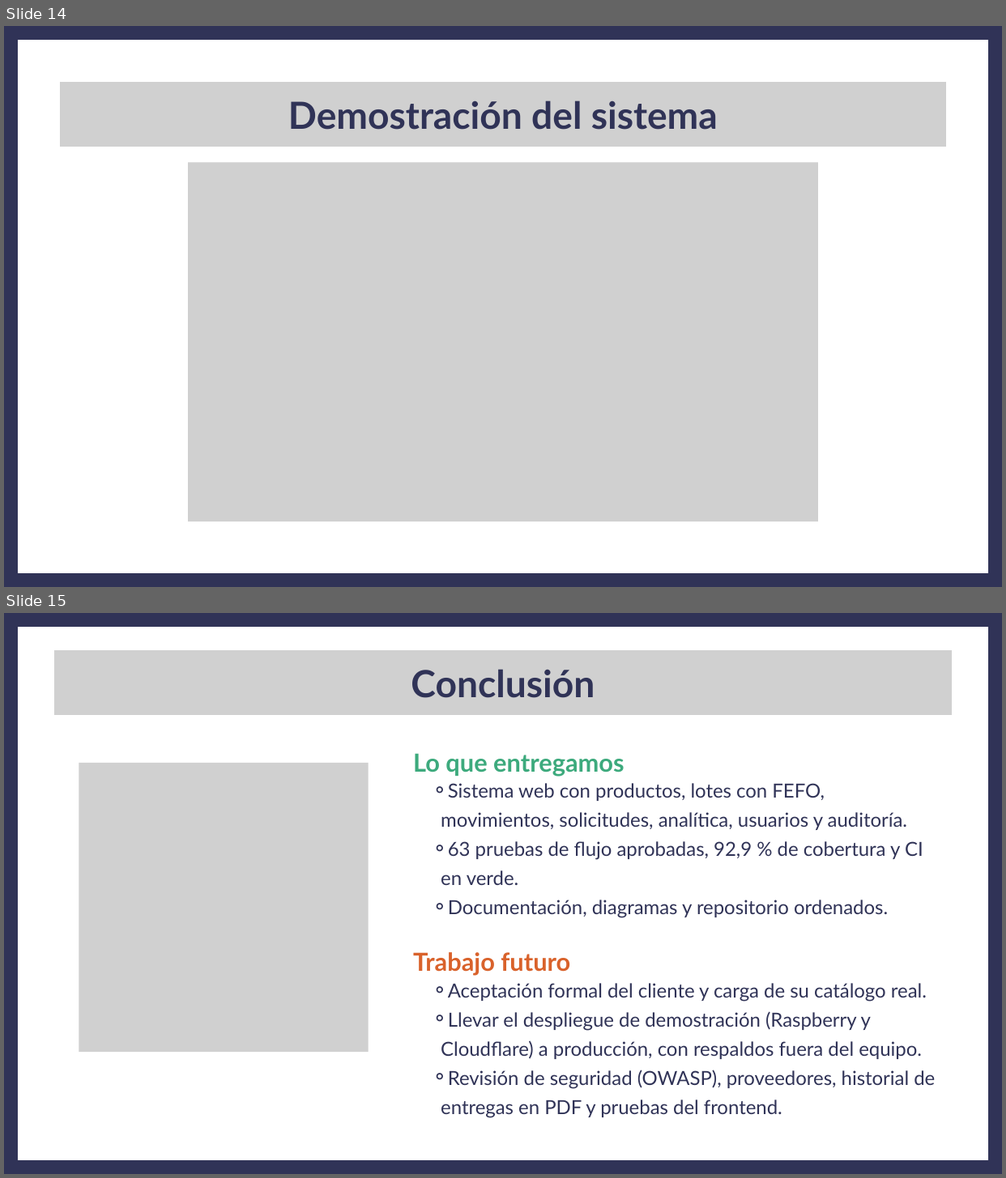
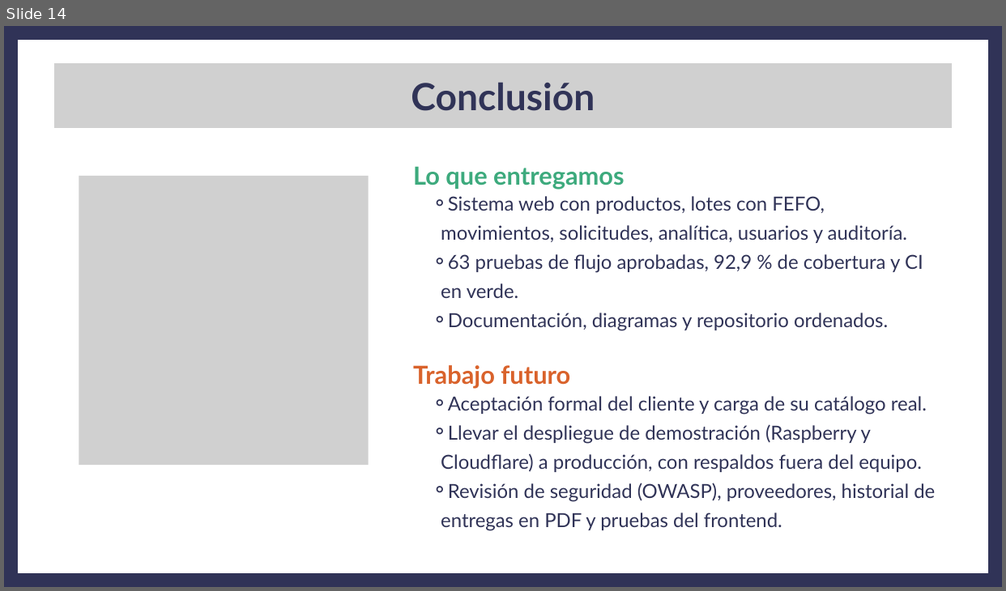
Before and after one commit to ezequielesq/SAN-BERNARDO-MALLEN-GONZALEZ-PTY4614-002D-EQUIPO-3, a slide deck: FASE 2/EVIDENCIAS PROYECTO/PRESENTACIÓN FASE 2 - CAPSTONE.pptx. Shown one above the other, each under a label of ours: slides 14 and 15 before the commit, slide 14 after it. The pictures are 1006x1178 and 1006x591 pixels, drawn with LibreOffice and Linux fonts; fonts in the diff are those of the drawing; grey boxes stand for pictures. Boxes give left, top, right and bottom in pixels: in the first picture for what was removed or moved away, otherwise in the second. Text is boxed around its words. In the diff, an @@ line names an element or a change of style, - is before the commit and + after.

Commit message:
docs: ajuste menor en la presentación de la Fase 2 (pptx y pdf)

```diff
--- a/FASE 2/EVIDENCIAS PROYECTO/PRESENTACIÓN FASE 2 - CAPSTONE.pptx
+++ b/FASE 2/EVIDENCIAS PROYECTO/PRESENTACIÓN FASE 2 - CAPSTONE.pptx
@@ slide 14 removed at [4,26,1002,587], background #303357 @@
@@ freeform shape removed at [19,41,987,573] @@
@@ picture removed at [60,82,945,147] @@
@@ text removed at [288,101,718,130] @@
-Demostración del sistema
@@ picture removed at [188,162,818,522] @@
@@ picture removed at [194,169,812,516] @@
@@ picture removed at [445,284,562,401] @@
@@ what was slide 15 is now slide 14 @@
```
Also in this commit, not shown: 1 other file.
